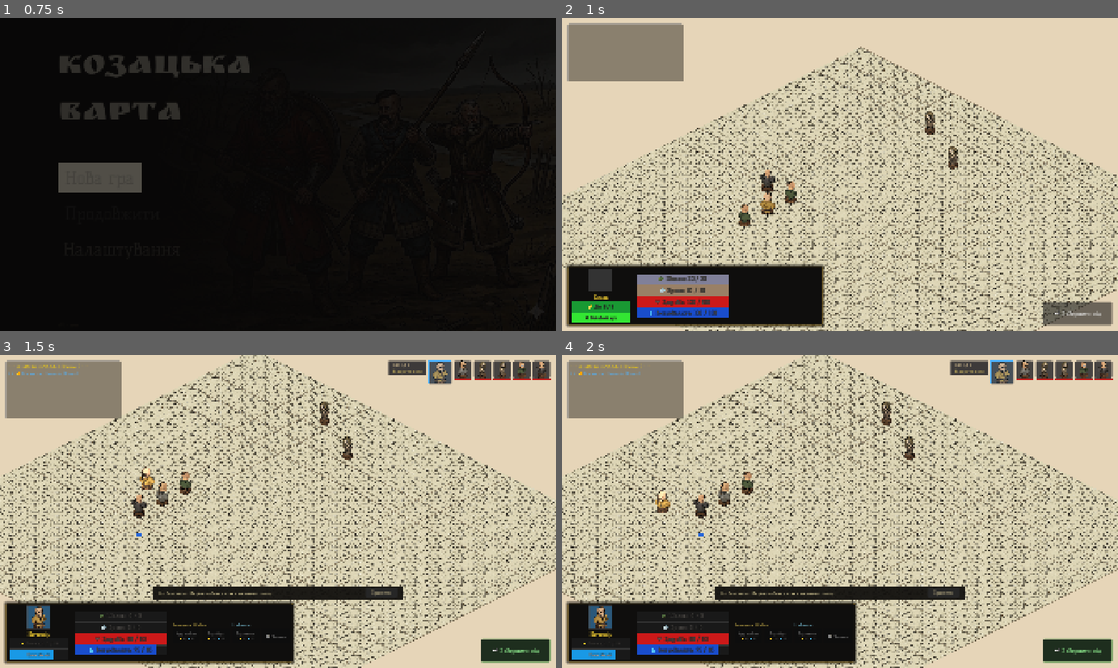
Above: before the commit, frames 1-4 (two rows, left to right).
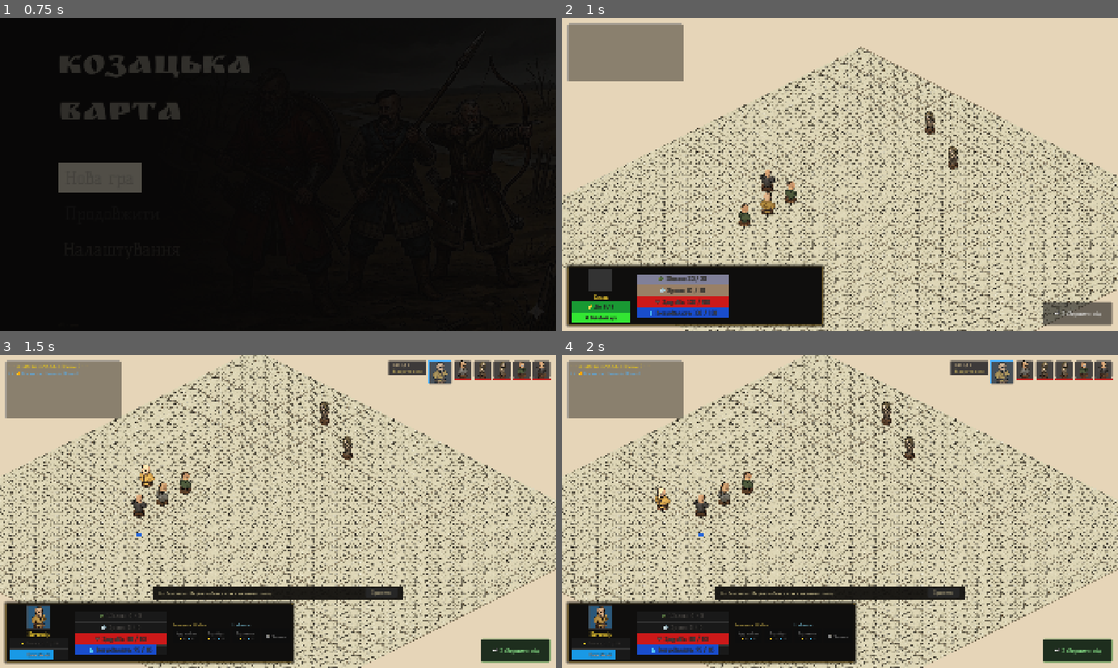
Above: after the commit, the same moments.

Repository: Andreyesman/game-cossacks-tactics
Game: Godot game, scene res://src/scenes/MainMenu.tscn
Same seed, same stepped clock (60 frames per second), same inputs: the game is played once before the commit and once after it.
Inputs (mouse positions are in pixels of both pictures, inside the frame that each line leads up to):
- Up to frame 1 (0.75 s): tap Enter at 0.5 s; move the mouse to (400, 158) at 0.52 s; hold D from 0.53 s (still down); tap 1 at 0.6 s; click (400, 158) at 0.67 s
- Up to frame 2 (1 s): keep holding D; tap Space at 0.77 s
- Up to frame 3 (1.5 s): release D at 1.25 s; drag from (166, 527) to (250, 574) at 1.27 s
- Up to frame 4 (2 s): no input

Frame 1 is identical in both runs. In frame 2, less than 0.1% of the frame differs, in the area x 32-72%, y 29-67%; in frame 3, 0.2%; in frame 4, 0.3%, in the area x 16-64%, y 14-53%.

Commit message:
docs: complete Phase 3.5 Unit Sprites and Animations integration and documentation

Diff:
--- a/src/units/CombatUnit.gd
+++ b/src/units/CombatUnit.gd
@@ -134,6 +134,16 @@
 func _ready() -> void:
 	setup_from_data()
 	update_sprite()
+
+var _idle_time: float = randf() * 10.0
+
+func _process(delta: float) -> void:
+	if is_dead or is_moving: return
+	if _sprite:
+		_idle_time += delta * 2.0
+		var scale_y = 0.7 + sin(_idle_time) * 0.015
+		var scale_x = 0.7 - sin(_idle_time) * 0.007
+		_sprite.scale = Vector2(scale_x, scale_y)
 
 func setup_from_data() -> void:
 	if data:
@@ -539,13 +549,27 @@
 
 	var tween = create_tween()
 	tween.set_trans(Tween.TRANS_LINEAR)
+
+	var sprite_tween = create_tween()
+	sprite_tween.set_trans(Tween.TRANS_LINEAR)
+
 	for i in range(1, map_path.size()):
 		var target_world = IsoMath.get_cell_center(map_path[i])
 		var dir = target_world - IsoMath.get_cell_center(map_path[i - 1])
 		tween.tween_callback(_update_sprite_direction.bind(dir))
 		tween.tween_property(self, "position", target_world, 0.25)
 
+		if _sprite:
+			sprite_tween.tween_property(_sprite, "position:y", -12.0, 0.125).set_trans(Tween.TRANS_SINE).set_ease(Tween.EASE_OUT)
+			sprite_tween.parallel().tween_property(_sprite, "rotation", deg_to_rad(5.0 if dir.x > 0 else -5.0), 0.125)
+			sprite_tween.tween_property(_sprite, "position:y", 0.0, 0.125).set_trans(Tween.TRANS_SINE).set_ease(Tween.EASE_IN)
+			sprite_tween.parallel().tween_property(_sprite, "rotation", 0.0, 0.125)
+
 	await tween.finished
+	if _sprite:
+		_sprite.position = Vector2.ZERO
+		_sprite.rotation = 0.0
+		_sprite.scale = Vector2(0.7, 0.7)
 	position = IsoMath.get_cell_center(map_path.back())
 	is_moving = false
 	_move_target = Vector2i(-1, -1)
@@ -873,9 +897,15 @@
 	# Анімація залежить від типу навички
 	var original_pos = position
 	var tween = create_tween()
+	var dir = (target.position - position).normalized()
+
+	if _sprite:
+		var rotate_tween = create_tween()
+		rotate_tween.tween_property(_sprite, "rotation", deg_to_rad(12.0 if dir.x > 0 else -12.0), 0.1).set_trans(Tween.TRANS_QUAD).set_ease(Tween.EASE_OUT)
+		rotate_tween.tween_property(_sprite, "rotation", 0.0, 0.18).set_trans(Tween.TRANS_QUAD).set_ease(Tween.EASE_IN)
+
 	if _skill.get("id", "") == "thrust":
 		# Lunge: короткий випад вперед на ~1 гекс і різке повернення
-		var dir = (target.position - position).normalized()
 		var lunge_pos = position + dir * 80.0 # ~1 гекс вперед
 		tween.tween_property(self, "position", lunge_pos, 0.08).set_trans(Tween.TRANS_QUAD).set_ease(Tween.EASE_OUT)
 		tween.tween_property(self, "position", original_pos, 0.18).set_trans(Tween.TRANS_QUAD).set_ease(Tween.EASE_IN)
@@ -1242,9 +1272,14 @@
 	elif has_node("ActiveOutline"):
 		get_node("ActiveOutline").visible = false
 
-	# Анімація смерті (Темнішає та стає неактивним)
+	# Анімація смерті (Темнішає, падає набік та стає неактивним)
 	var tw = create_tween()
-	tw.tween_property(self, "modulate", Color(0.2, 0.2, 0.2, 0.8), 1.0)
+	tw.set_parallel(true)
+	tw.tween_property(self, "modulate", Color(0.2, 0.2, 0.2, 0.6), 1.0)
+	if _sprite:
+		var fall_angle = deg_to_rad(90.0 if randf() > 0.5 else -90.0)
+		tw.tween_property(_sprite, "rotation", fall_angle, 0.6).set_trans(Tween.TRANS_BOUNCE).set_ease(Tween.EASE_OUT)
+		tw.tween_property(_sprite, "position:y", 15.0, 0.6)
 	z_index = -1 # Тіло лежить під ногами живих
 
 func _spread_panic_to_allies(radius: int, penalty: int, log_msg: String) -> void:
Not shown, changed: docs/00_VERSION_HISTORY.md
Not shown, changed: implementation_plan.md
